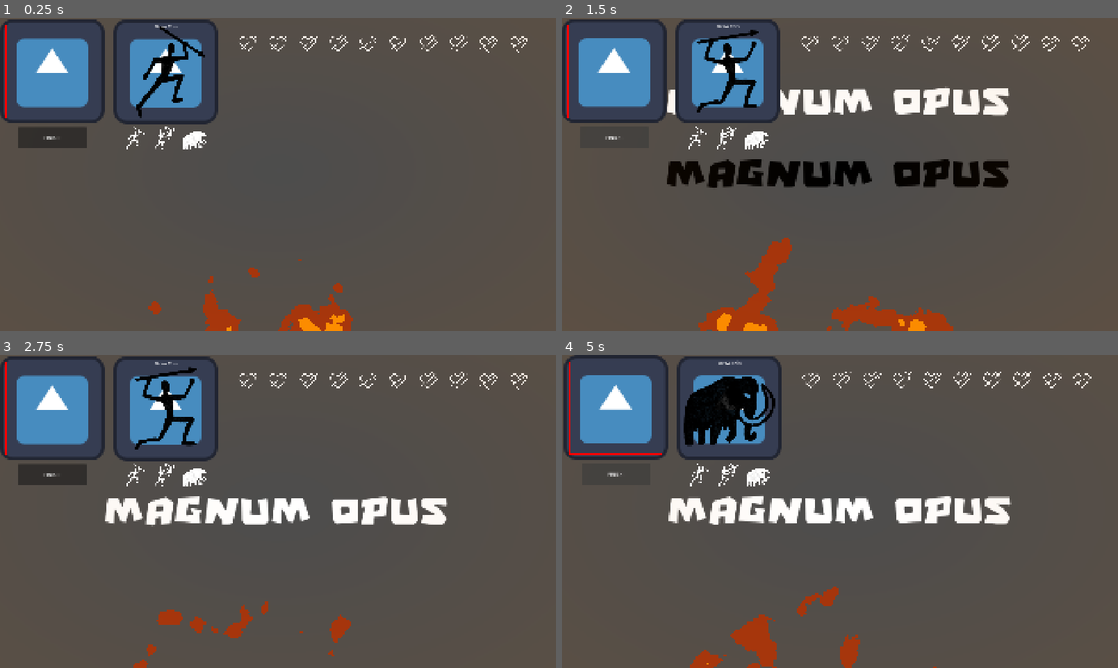
Above: before the commit, frames 1-4 (two rows, left to right).
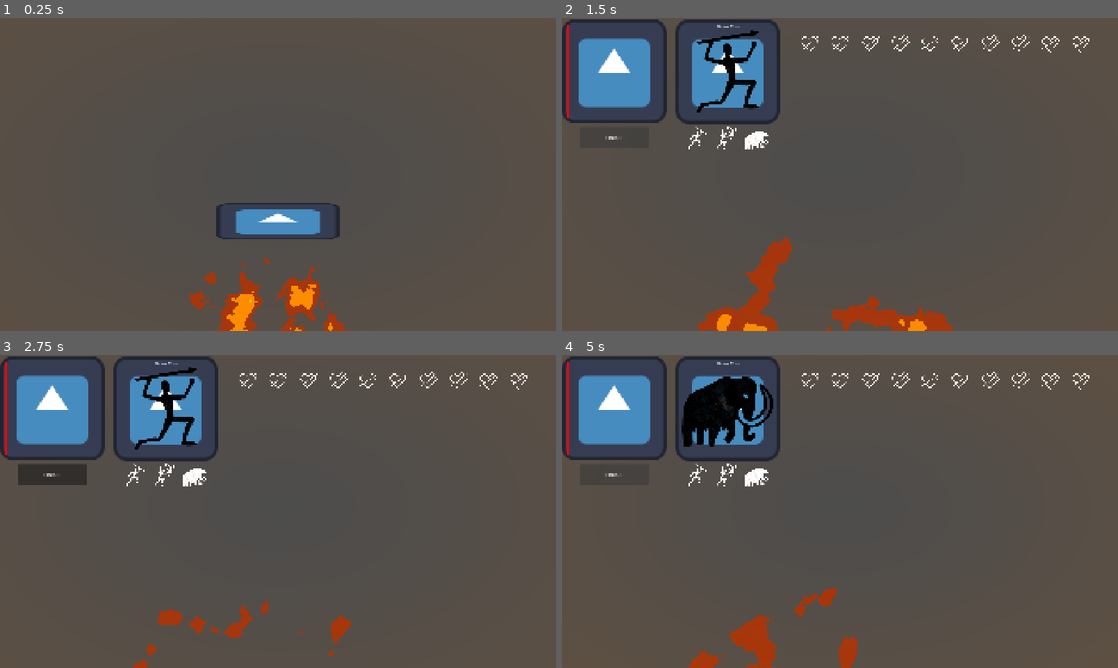
Above: after the commit, the same moments.

Repository: RNSF/ldjam-60
Game: Godot game, scene res://scenes/start_scene.tscn
Same seed, same stepped clock (60 frames per second), same inputs: the game is played once before the commit and once after it. Before the commit the project starts from res://scenes/game.tscn. The engine's default icon, where the game draws it, is replaced by a stand-in: a white triangle on a blue panel in a dark square.
Inputs (mouse positions are in pixels of both pictures, inside the frame that each line leads up to):
- Up to frame 1 (0.25 s): no input
- Up to frame 2 (1.5 s): click (840, 221) at 0.52 s; click "FINISH!" at 1.25 s
- Up to frame 3 (2.75 s): click (133, 473) at 2 s
- Up to frame 4 (5 s): click (728, 473) at 2.75 s; click (756, 477) at 3.5 s; click "FINISH!" at 4.25 s

The runs differ from the first frame. In frame 1, 19% of the frame differs, in the area x 0-95%, y 0-100%; in frame 2, 6.6%; in frame 3, 3.4%; in frame 4, 6.6%.

Commit message:
more sound implementation

Diff:
--- a/project.godot
+++ b/project.godot
@@ -11,7 +11,7 @@
 [application]
 
 config/name="LDJAM 60"
-run/main_scene="uid://dq7ll6wxwbln2"
+run/main_scene="uid://v1etrrcq8u4i"
 config/features=PackedStringArray("4.7", "GL Compatibility")
 config/icon="res://icon.svg"
 
--- a/scenes/end_scene.tscn
+++ b/scenes/end_scene.tscn
@@ -1,12 +1,37 @@
 [gd_scene format=3 uid="uid://de4ut1esre7mf"]
 
 [ext_resource type="PackedScene" uid="uid://g3aoxkfm0i5c" path="res://scenes/camera.tscn" id="2_85q8e"]
+[ext_resource type="Shader" uid="uid://32kfdk55cxtr" path="res://scenes/fire.gdshader" id="2_hyprt"]
 [ext_resource type="PackedScene" uid="uid://obijcnqp1qqm" path="res://scenes/end_drawing.tscn" id="2_ojf8p"]
 [ext_resource type="PackedScene" uid="uid://bgyby7cg71nic" path="res://scenes/vignette.tscn" id="4_4835h"]
 [ext_resource type="PackedScene" uid="uid://badrqiqu75441" path="res://scenes/fire.tscn" id="4_ojf8p"]
 [ext_resource type="FontFile" uid="uid://2ndkktutoqrg" path="res://fonts/cro-magnum-font/CroMagnum-eZzJO.ttf" id="5_4835h"]
 [ext_resource type="Script" uid="uid://dnlbwjo7dn0ui" path="res://scenes/end_text.gd" id="6_gxua3"]
 [ext_resource type="PackedScene" uid="uid://dho3ud1hng7md" path="res://scenes/restart_button.tscn" id="7_gxua3"]
+
+[sub_resource type="Gradient" id="Gradient_iywne"]
+
+[sub_resource type="GradientTexture1D" id="GradientTexture1D_u5sy4"]
+gradient = SubResource("Gradient_iywne")
+
+[sub_resource type="Gradient" id="Gradient_p57ef"]
+
+[sub_resource type="FastNoiseLite" id="FastNoiseLite_p57ef"]
+
+[sub_resource type="NoiseTexture2D" id="NoiseTexture2D_iywne"]
+noise = SubResource("FastNoiseLite_p57ef")
+color_ramp = SubResource("Gradient_p57ef")
+seamless = true
+
+[sub_resource type="ShaderMaterial" id="ShaderMaterial_notft"]
+resource_local_to_scene = true
+shader = ExtResource("2_hyprt")
+shader_parameter/noise_tex = SubResource("NoiseTexture2D_iywne")
+shader_parameter/gradient_tex = SubResource("GradientTexture1D_u5sy4")
+shader_parameter/brighter_color = Color(1, 0.8, 0, 1)
+shader_parameter/middle_color = Color(1, 0.56, 0, 1)
+shader_parameter/darker_color = Color(0.64, 0.2, 0.05, 1)
+shader_parameter/spread = 0.53200002527
 
 [sub_resource type="LabelSettings" id="LabelSettings_6w0u0"]
 font = ExtResource("5_4835h")
@@ -16,6 +41,7 @@
 [node name="EndScene" type="Node2D" unique_id=180096615]
 
 [node name="Fire" parent="." unique_id=2114059335 instance=ExtResource("4_ojf8p")]
+material = SubResource("ShaderMaterial_notft")
 position = Vector2(-26, 456.99997)
 scale = Vector2(6.157, 6)
 
@@ -46,10 +72,10 @@
 [node name="EndDrawing9" parent="." unique_id=758095573 instance=ExtResource("2_ojf8p")]
 position = Vector2(454, -346)
 
-[node name="EndDrawing10" parent="." unique_id=891965089 instance=ExtResource("2_ojf8p")]
-position = Vector2(65, -280)
-
 [node name="Camera2D" parent="." unique_id=1913107566 instance=ExtResource("2_85q8e")]
+decay_rate = 6.0
+max_offset = Vector2(25, 25)
+noise_speed = 40.0
 
 [node name="Vignette" parent="." unique_id=299465870 instance=ExtResource("4_4835h")]
 offset_left = -974.0
@@ -70,3 +96,6 @@
 script = ExtResource("6_gxua3")
 
 [node name="RestartButton" parent="." unique_id=1677186494 instance=ExtResource("7_gxua3")]
+
+[node name="EndDrawing10" parent="." unique_id=891965089 instance=ExtResource("2_ojf8p")]
+position = Vector2(65, -280)
--- a/scenes/enemy_spawn_area.gd
+++ b/scenes/enemy_spawn_area.gd
@@ -43,6 +43,9 @@
 
 @onready var timer: Timer = $Timer # Adjust node path if your Timer has a different name
 
+@onready var first_wave_sound := $FirstWave
+@onready var second_wave_sound := $SecondWave
+@onready var third_wave_sound := $ThirdWave
 
 func is_fresh() -> bool:
 	return wave_number == 0 and wave_index == 0
@@ -52,7 +55,8 @@
 	wave_index = 0
 	if wave_number < enemy_bank.size():
 		process_wave_step()
-		Global.show_hit_text("Wave " + str(wave_number + 1))
+		Global.show_hit_text(["Wave 1", "Wave 2", "Final Wave"][wave_number])
+		[first_wave_sound, second_wave_sound, third_wave_sound][wave_number].play()
 	else:
 		print("All waves completed!")
 		timer.stop()
@@ -63,10 +67,11 @@
 
 	# Check if the current wave is finished
 	if wave_index >= current_wave.size():
-		wave_number += 1
-		wave_index = 0
-		start_wave()
 		return
+		#wave_number += 1
+		#wave_index = 0
+		#start_wave()
+		#return
 
 	# Get current entry [UnitType, Count, Delay]
 	var entry = current_wave[wave_index]
@@ -108,6 +113,8 @@
 func _check_for_next_wave():
 	if !get_tree(): return
 	if wave_index >= enemy_bank[wave_number].size() and get_tree().get_nodes_in_group(&"enemy").size() == 0:
+		wave_number += 1
+		wave_index = 0
 		start_wave()
 
 func _on_timer_timeout() -> void:
--- a/scenes/enemy_spawn_area.tscn
+++ b/scenes/enemy_spawn_area.tscn
@@ -2,6 +2,9 @@
 
 [ext_resource type="PackedScene" uid="uid://ckcjugahbyib1" path="res://scenes/spawn_area.tscn" id="1_q7wif"]
 [ext_resource type="Script" uid="uid://bas6hs6lw6jrj" path="res://scenes/enemy_spawn_area.gd" id="2_ipkwr"]
+[ext_resource type="AudioStream" uid="uid://bbn614lqjp6m8" path="res://audio/sounds/final_wave.wav" id="3_ppcpk"]
+[ext_resource type="AudioStream" uid="uid://crfmdkgl67xk0" path="res://audio/sounds/second_wave.wav" id="4_xbndg"]
+[ext_resource type="AudioStream" uid="uid://cpayvkkr71bbd" path="res://audio/sounds/first_wave.wav" id="5_fq5q0"]
 
 [sub_resource type="RectangleShape2D" id="RectangleShape2D_ipkwr"]
 resource_local_to_scene = true
@@ -16,4 +19,13 @@
 [node name="Timer" type="Timer" parent="." index="1" unique_id=282970111]
 wait_time = 2.0
 
+[node name="ThirdWave" type="AudioStreamPlayer" parent="." index="2" unique_id=1906582004]
+stream = ExtResource("3_ppcpk")
+
+[node name="SecondWave" type="AudioStreamPlayer" parent="." index="3" unique_id=244681314]
+stream = ExtResource("4_xbndg")
+
+[node name="FirstWave" type="AudioStreamPlayer" parent="." index="4" unique_id=1972337551]
+stream = ExtResource("5_fq5q0")
+
 [connection signal="timeout" from="Timer" to="." method="_on_timer_timeout"]
--- a/scenes/finish_button.gd
+++ b/scenes/finish_button.gd
@@ -13,9 +13,9 @@
 @onready var great_sound := $Great
 @onready var magnum_opus_sound := $MagnumOpus
 
+var is_started := false
+
 func get_quality(strength: float) -> Unit.Quality:
-
-	return Unit.Quality.Opus
 
 	if strength < 0.5:
 		return Unit.Quality.Fail
@@ -23,7 +23,7 @@
 		return Unit.Quality.Ok
 	if strength < 0.75:
 		return Unit.Quality.Good
-	if strength < 0.9:
+	if strength < 0.9 or not is_started:
 		return Unit.Quality.Great
 
 	return Unit.Quality.Opus
@@ -61,7 +61,9 @@
 				Global.texture_cache.append(texture)
 				player_spawn_area.summon_from_texture(texture, strength, quality, reference_canvas.unit_type)
 
-				if enemy_spawn_area.is_fresh():
+				if enemy_spawn_area.is_fresh() and not is_started:
+					is_started = true
+					await get_tree().create_timer(2.0).timeout
 					enemy_spawn_area.start_wave()
 
 			reference_canvas.randomize_image_variation()
--- a/scenes/finish_button.tscn
+++ b/scenes/finish_button.tscn
@@ -2,6 +2,7 @@
 
 [ext_resource type="Script" uid="uid://ctenjkr5pc72u" path="res://scenes/finish_button.gd" id="1_7ybwd"]
 [ext_resource type="AudioStream" uid="uid://tkghhh3trnha" path="res://audio/sounds/ok_1.wav" id="2_a0pv7"]
+[ext_resource type="AudioStream" uid="uid://nbkjga1px1pl" path="res://audio/sounds/fail.wav" id="2_qimk2"]
 [ext_resource type="AudioStream" uid="uid://cc0yd0gr5j0o2" path="res://audio/sounds/ok_2.wav" id="3_qimk2"]
 [ext_resource type="AudioStream" uid="uid://036cfvxuxm4e" path="res://audio/sounds/ok_3.wav" id="4_txv8k"]
 [ext_resource type="AudioStream" uid="uid://cj30gshoim2e0" path="res://audio/sounds/good_1.wav" id="5_gcu2w"]
@@ -43,6 +44,7 @@
 script = ExtResource("1_7ybwd")
 
 [node name="Fail" type="AudioStreamPlayer" parent="." unique_id=922619147]
+stream = ExtResource("2_qimk2")
 
 [node name="Ok" type="AudioStreamPlayer" parent="." unique_id=969726967]
 stream = SubResource("AudioStreamRandomizer_6w0u0")
--- a/scenes/hit_text.gd
+++ b/scenes/hit_text.gd
@@ -53,7 +53,6 @@
 		new_height = 0
 		velocity.y = 0
 		Global.shake_camera(1.0)
-		print("BOOM")
 		is_falling = false
 		timer.start(3.0)
 
--- /dev/null
+++ b/scenes/start_scene.tscn
@@ -0,0 +1,49 @@
+[gd_scene format=3 uid="uid://v1etrrcq8u4i"]
+
+[ext_resource type="PackedScene" uid="uid://badrqiqu75441" path="res://scenes/fire.tscn" id="1_2l3yw"]
+[ext_resource type="Shader" uid="uid://32kfdk55cxtr" path="res://scenes/fire.gdshader" id="2_0kdh5"]
+[ext_resource type="PackedScene" uid="uid://g3aoxkfm0i5c" path="res://scenes/camera.tscn" id="3_6vkx6"]
+[ext_resource type="PackedScene" uid="uid://bgyby7cg71nic" path="res://scenes/vignette.tscn" id="4_u6lbi"]
+[ext_resource type="PackedScene" uid="uid://dho3ud1hng7md" path="res://scenes/restart_button.tscn" id="7_2ddlt"]
+
+[sub_resource type="Gradient" id="Gradient_iywne"]
+
+[sub_resource type="GradientTexture1D" id="GradientTexture1D_u5sy4"]
+gradient = SubResource("Gradient_iywne")
+
+[sub_resource type="Gradient" id="Gradient_p57ef"]
+
+[sub_resource type="FastNoiseLite" id="FastNoiseLite_p57ef"]
+
+[sub_resource type="NoiseTexture2D" id="NoiseTexture2D_iywne"]
+noise = SubResource("FastNoiseLite_p57ef")
+color_ramp = SubResource("Gradient_p57ef")
+seamless = true
+
+[sub_resource type="ShaderMaterial" id="ShaderMaterial_sg87u"]
+resource_local_to_scene = true
+shader = ExtResource("2_0kdh5")
+shader_parameter/noise_tex = SubResource("NoiseTexture2D_iywne")
+shader_parameter/gradient_tex = SubResource("GradientTexture1D_u5sy4")
+shader_parameter/brighter_color = Color(1, 0.8, 0, 1)
+shader_parameter/middle_color = Color(1, 0.56, 0, 1)
+shader_parameter/darker_color = Color(0.64, 0.2, 0.05, 1)
+shader_parameter/spread = 0.53200002527
+
+[node name="EndScene" type="Node2D" unique_id=180096615]
+
+[node name="Fire" parent="." unique_id=2114059335 instance=ExtResource("1_2l3yw")]
+material = SubResource("ShaderMaterial_sg87u")
+position = Vector2(-26, 456.99997)
+scale = Vector2(6.157, 6)
+
+[node name="Camera2D" parent="." unique_id=1913107566 instance=ExtResource("3_6vkx6")]
+
+[node name="Vignette" parent="." unique_id=299465870 instance=ExtResource("4_u6lbi")]
+offset_left = -974.0
+offset_top = -555.0
+offset_right = 967.0
+offset_bottom = 565.0
+metadata/_edit_lock_ = true
+
+[node name="RestartButton" parent="." unique_id=1677186494 instance=ExtResource("7_2ddlt")]
--- a/scenes/unit.gd
+++ b/scenes/unit.gd
@@ -219,8 +219,6 @@
 func _on_attack_timer_timeout() -> void:
 	assert(move_state == MoveState.FIGHT)
 
-	print("ATTACK")
-
 	if !target_unit:
 		_find_new_target_unit()
 
Not shown, added: audio/music/win_end.mp3.import
Not shown, added: audio/sounds/fail.wav.import
Not shown, added: audio/sounds/final_wave.wav.import
Not shown, added: audio/sounds/first_wave.wav.import
Not shown, added: audio/sounds/second_wave.wav.import
